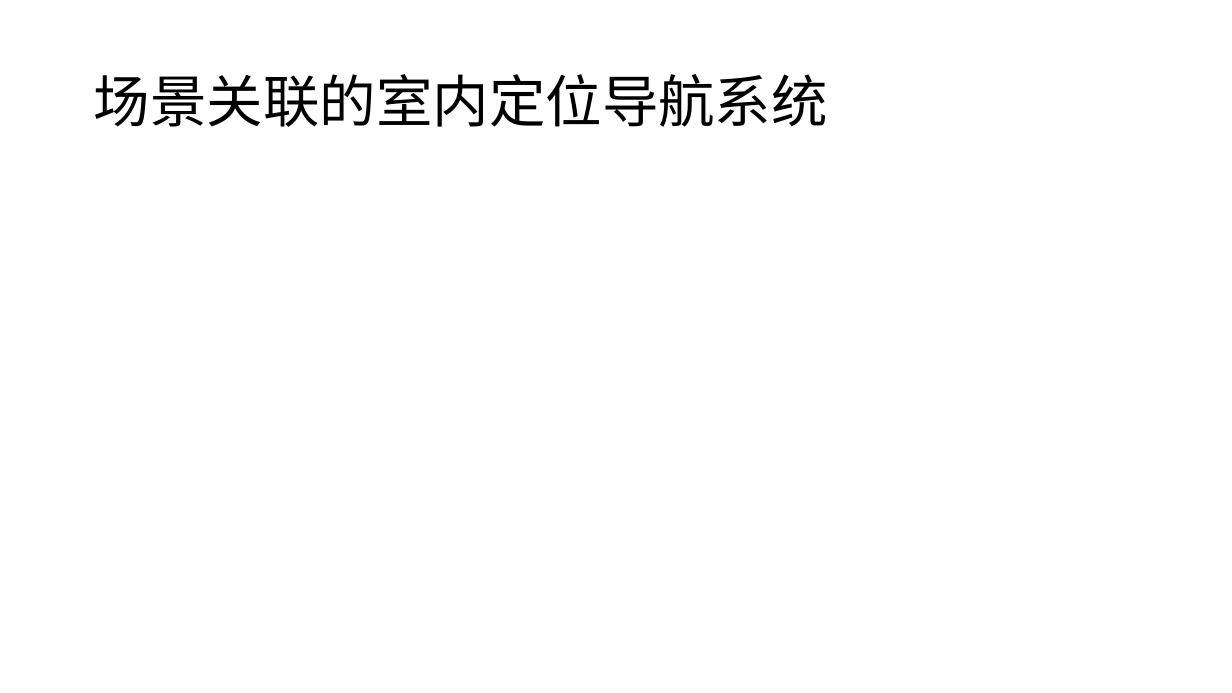
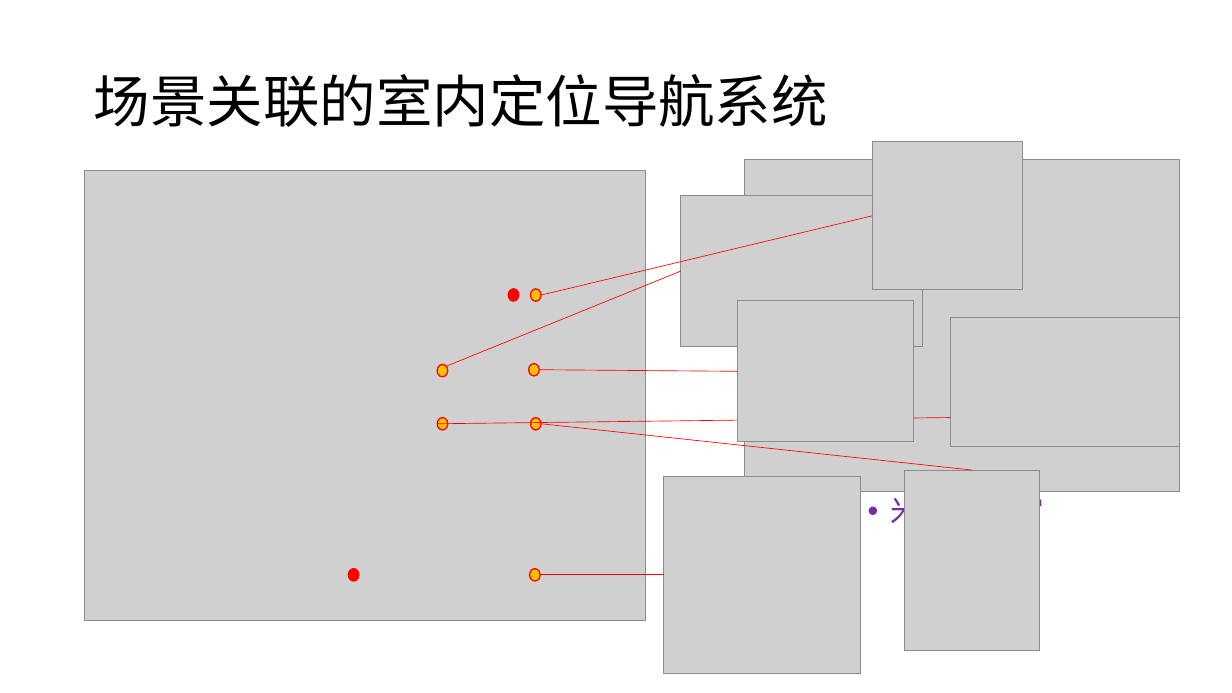
Before and after one commit to DreamtaleCore/MyPaper, a slide deck: slide 4 of presentation/基于手机的室内导航与浏览系统设计.pptm. Drawn at 1232x693 pixels with LibreOffice and Linux fonts; fonts in the diff are those of the drawing; grey boxes stand for pictures. Boxes give left, top, right and bottom in pixels: in the first picture for what was removed or moved away, otherwise in the second. Text is boxed around its words. In the diff, an @@ line names an element or a change of style, - is before the commit and + after.

```diff
--- a/presentation/基于手机的室内导航与浏览系统设计.pptm
+++ b/presentation/基于手机的室内导航与浏览系统设计.pptm
@@ picture added at [872, 141, 1023, 289] @@
@@ picture added at [85, 171, 645, 620] @@
@@ picture added at [745, 160, 1180, 493] @@
@@ picture added at [681, 196, 923, 348] @@
@@ line added from (542, 295) to (872, 216), #FF0000 0.5 pt @@
@@ line added from (446, 366) to (681, 271), #FF0000 0.5 pt @@
@@ ellipse added at [508, 288, 519, 300], fill #FF0000, outline #FF0000 1 pt @@
@@ ellipse added at [531, 289, 542, 301], fill #FFC000, outline #FF0000 1 pt @@
@@ picture added at [738, 301, 914, 443] @@
@@ picture added at [950, 318, 1180, 447] @@
@@ ellipse added at [437, 364, 448, 376], fill #FFC000, outline #FF0000 1 pt @@
@@ ellipse added at [529, 363, 540, 375], fill #FFC000, outline #FF0000 1 pt @@
@@ line added from (540, 370) to (738, 372), #FF0000 0.5 pt @@
@@ ellipse added at [437, 418, 448, 430], fill #FFC000, outline #FF0000 1 pt @@
@@ line added from (437, 424) to (950, 418), #FF0000 0.5 pt @@
@@ ellipse added at [531, 418, 542, 430], fill #FFC000, outline #FF0000 1 pt @@
@@ line added from (542, 424) to (972, 470), #FF0000 0.5 pt @@
@@ picture added at [664, 476, 860, 673] @@
@@ picture added at [904, 470, 1040, 651] @@
@@ text added at [891, 491, 1045, 531], 24 pt, text #7030A0 @@
+  • 米诺斯迷宫
@@ ellipse added at [348, 568, 360, 580], fill #FF0000, outline #FF0000 1 pt @@
@@ ellipse added at [530, 568, 541, 580], fill #FFC000, outline #FF0000 1 pt @@
@@ line added from (541, 575) to (664, 575), #FF0000 0.5 pt @@
```
Also in this commit, not shown: 4 other slides changed, 1 slide added, 1 slide removed, 5 other files.
